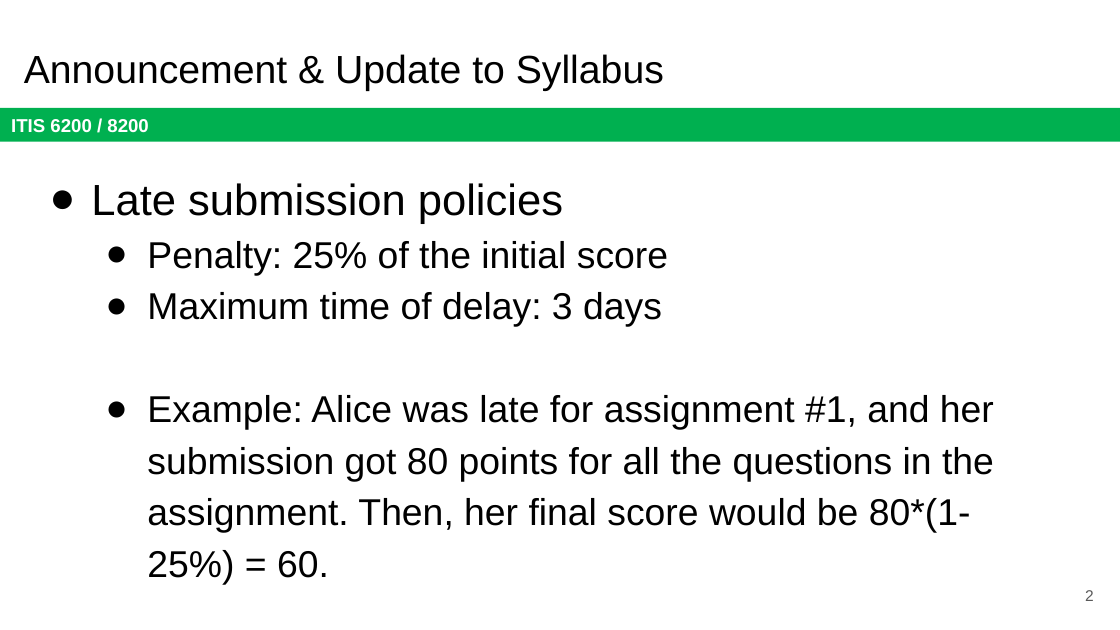
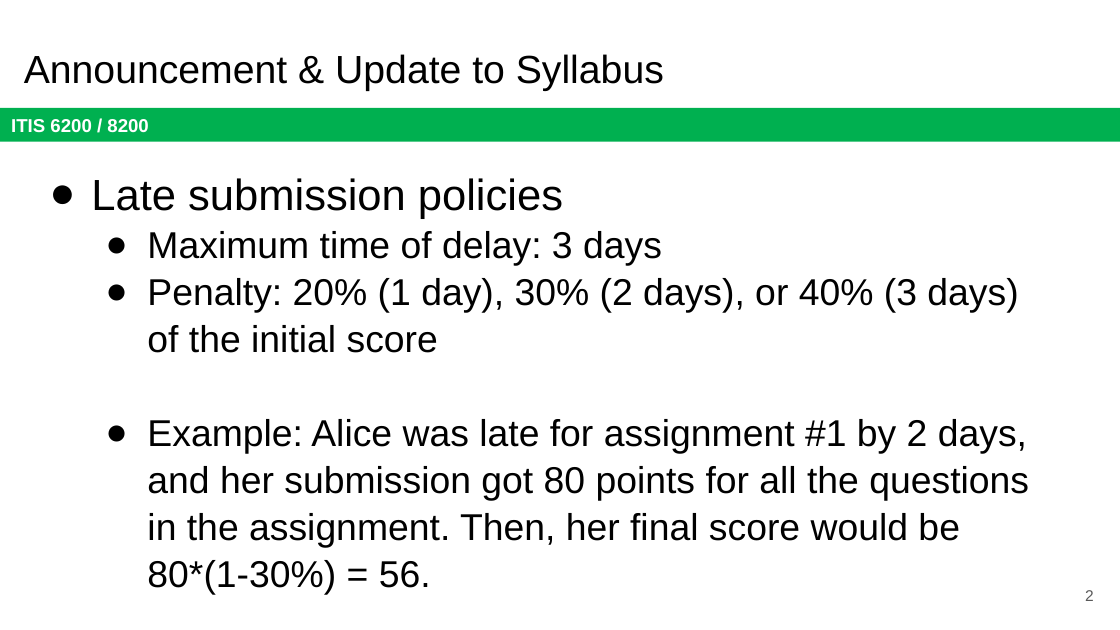
Before and after one commit to jx5c/github.io, a slide deck: slide 2 of teaching/ITIS6200/2023fa/lectures/Sep.5.syllabus.update.pptx. Drawn at 1120x630 pixels with LibreOffice and Linux fonts; fonts in the diff are those of the drawing. Boxes give left, top, right and bottom in pixels: in the first picture for what was removed or moved away, otherwise in the second. Text is boxed around its words. In the diff, an @@ line names an element or a change of style, - is before the commit and + after.

```diff
--- a/teaching/ITIS6200/2023fa/lectures/Sep.5.syllabus.update.pptx
+++ b/teaching/ITIS6200/2023fa/lectures/Sep.5.syllabus.update.pptx
@@ text at box(91, 178, 662, 266): line spacing 1.15 to 1.05 @@
@@ text at box(147, 241, 668, 275): paragraph removed @@
-  ● Penalty: 25% of the initial score
@@ text at box(147, 278, 1029, 595): text changed @@
-  ● Example: Alice was late for assignment #1, and her submission got 80 points for all the questions in the assignment. Then, her final score would be 80*(1-25%) = 60.
+  ● Penalty: 20% (1 day), 30% (2 days), or 40% (3 days) of the initial score
+  ● Example: Alice was late for assignment #1 by 2 days, and her submission got 80 points for all the questions in the assignment. Then, her final score would be 80*(1-30%) = 56.
```
Also in this commit, not shown: 1 other file.
